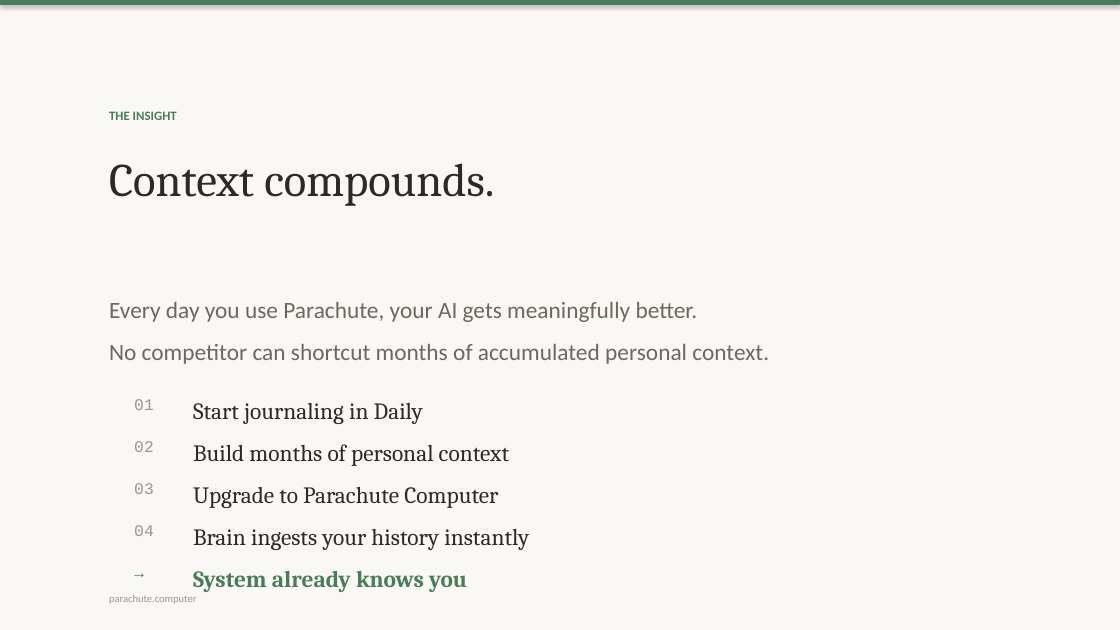
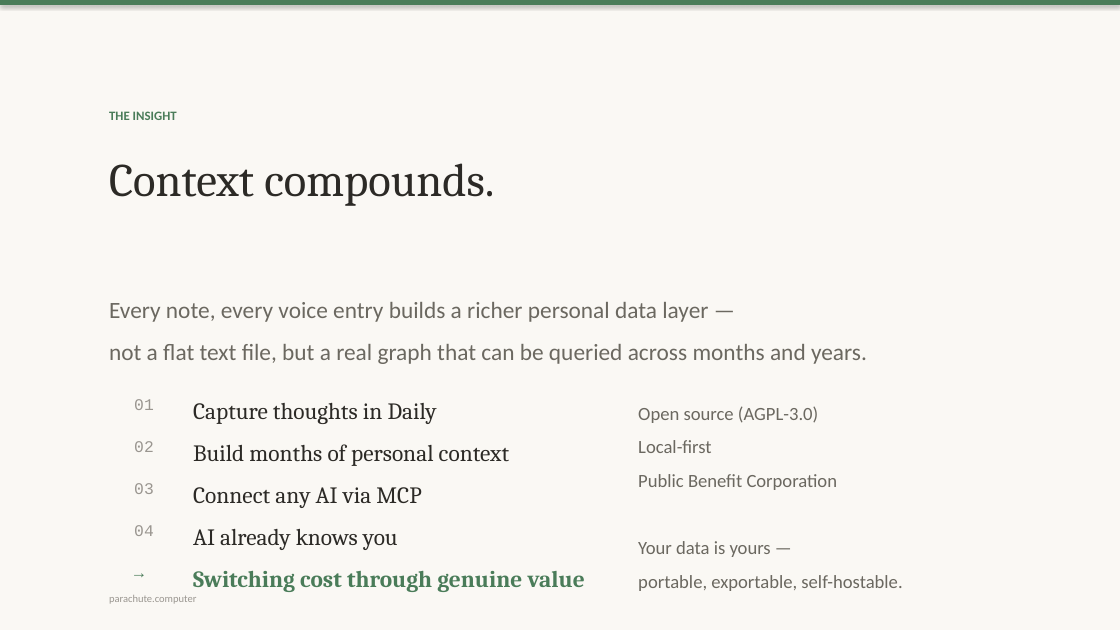
Before and after one commit to OpenParachutePBC/parachute-computer, a slide deck: slide 5 of website/nvc/Parachute.pptx. Drawn at 1120x630 pixels with LibreOffice and Linux fonts; fonts in the diff are those of the drawing. Boxes give left, top, right and bottom in pixels: in the first picture for what was removed or moved away, otherwise in the second. Text is boxed around its words. In the diff, an @@ line names an element or a change of style, - is before the commit and + after.

```diff
--- a/website/nvc/Parachute.pptx
+++ b/website/nvc/Parachute.pptx
@@ text at <box>109,302,867,364</box>: text changed @@
-Every day you use Parachute, your AI gets meaningfully better.
-No competitor can shortcut months of accumulated personal context.
+Every note, every voice entry builds a richer personal data layer —
+not a flat text file, but a real graph that can be queried across months and years.
@@ text at <box>193,403,437,424</box>: text changed @@
-Start journaling in Daily
+Capture thoughts in Daily
@@ text added at <box>638,406,902,591</box>, 16 pt, text #6B6860 @@
+Open source (AGPL-3.0)
+Local-first
+Public Benefit Corporation
+Your data is yours —
+portable, exportable, self-hostable.
@@ text at <box>193,487,421,508</box>: text changed @@
-Upgrade to Parachute Computer
+Connect any AI via MCP
@@ text at <box>193,529,398,550</box>: text changed @@
-Brain ingests your history instantly
+AI already knows you
@@ text at <box>193,571,585,592</box>: text changed @@
-System already knows you
+Switching cost through genuine value
```
Also in this commit, not shown: 6 other slides changed, 2 slides added, 2 slides removed, 4 other files.
